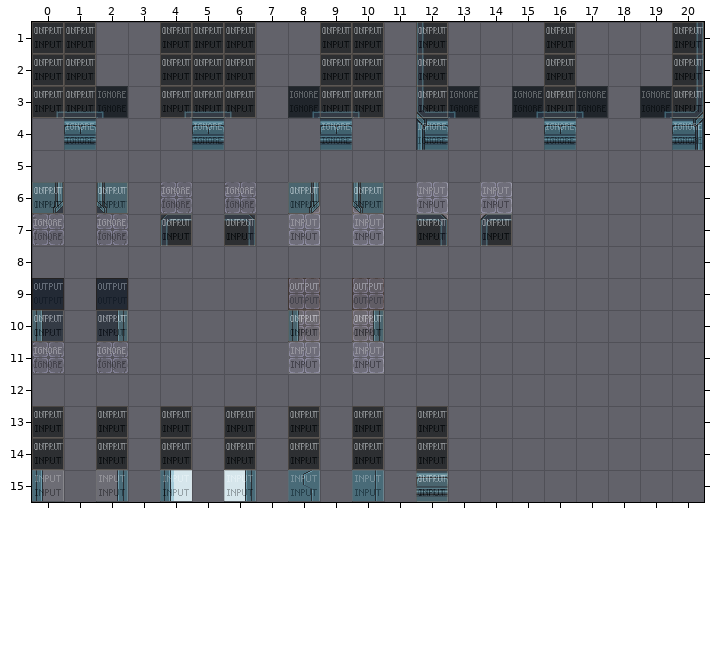
Tiled map -- rules/wallfixer.tmx. Above is the file before it was changed.
Cells are 32x32 px. Shown: x 0..20, y 1..15.
And afterwards:
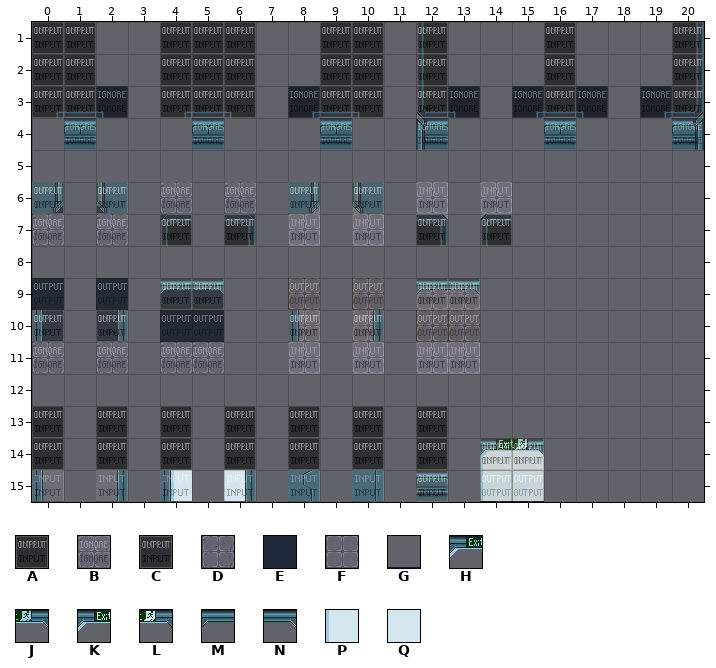
Key: from "mapUtilities": A 9, B 10, C 11; from "scifi_space_rpg_tiles_lpcized_": D 3, E 19, F 41, G 250, H 266, J 267, K 268, L 269, M 285, N 286, P 303, Q 304.
_ is an empty cell, . an unchanged one.
See-through tiles are keyed as they look on the map.
Diff:
--- layer "output_autounderlay"
@@ x 4..13 @@
- 9 __......__
-10 __......__
+ 9 EE......FF
+10 EE......FF
@@ x 14..15 @@
-14 __
-15 __
+14 PQ
+15 PQ
--- layer "output_floor"
@@ x 14..15 @@
-15 __
+15 GG
--- layer "input_floor #4"
@@ x 14..15 @@
-14 __
+14 KL
--- layer "input_floor #5"
@@ x 4..13 @@
- 9 __......__
+ 9 MN......MN
@@ x 12..13 @@
-11 __
+11 FF
@@ x 14..15 @@
-14 __
+14 HJ
--- layer "inputnot_floor #5"
@@ x 4..5 @@
-11 __
+11 DD
--- layer "regions_output"
@@ x 4..13 @@
- 9 __......__
-10 __......__
+ 9 CC......CC
+10 CC......CC
@@ x 14..15 @@
-14 __
-15 __
+14 CC
+15 CC
--- layer "regions_input"
@@ x 4..13 @@
- 9 __......__
+ 9 AA......AA
@@ x 4..13 @@
-11 __......__
+11 BB......AA
@@ x 14..15 @@
-14 __
+14 AA
Changed places in both pictures, as pixel boxes (x1, y1, x2, y2):
added: (160, 278, 224, 373)
added: (416, 278, 480, 374)
added: (480, 438, 544, 502)
